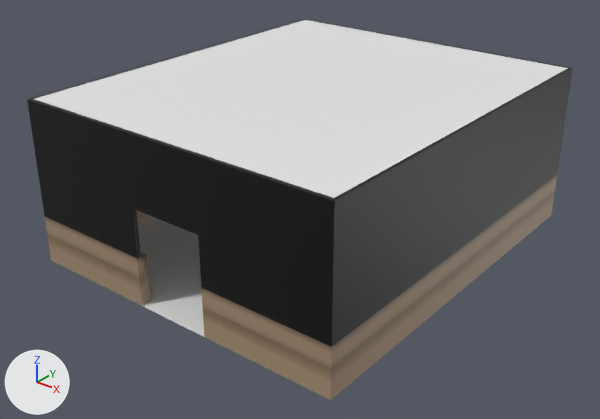
A saved change to the FBX model PJ/KnHorror_Project/Assets/Room/Room.fbx.
The view is the same before and after, from a 50 mm camera at (2.37, -3.08, 2.04) aimed at (0.01, -0.13, 0.21). The lights are fixed; the arrows at lower left show +X, +Y and +Z. The first picture is the older version.
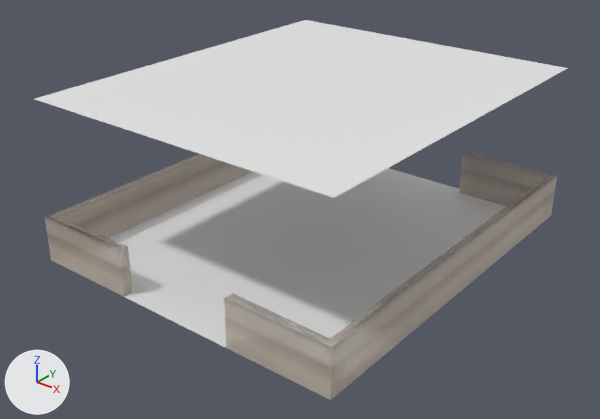
What differs and where, as boxes [x1, y1, x2, y2] in the pictures (600 x 419 px; the box of a moved part takes in the faces that stretch with it):
'Plane.002', surface changed, reshaped
    before: [27, 19, 573, 400]
    after: [45, 154, 557, 400]
part 1 of me_plane_003, moved or reshaped (not visible before)
    after: [459, 154, 546, 207]
part 2 of me_plane_003, moved or reshaped (not visible before)
    after: [465, 154, 556, 205]
part 3 of me_plane_003, moved or reshaped
    before: [137, 252, 151, 306]
    after: [58, 219, 133, 296]
part 4 of me_plane_003, moved or reshaped (not visible afterwards)
    before: [133, 209, 141, 257]
part 5 of me_plane_003, moved or reshaped (not visible before)
    after: [225, 296, 330, 375]
part 6 of me_plane_003, moved or reshaped
    before: [27, 99, 335, 400]
    after: [45, 220, 332, 400]

The change, as a list of edits to the scene's bpy script:
```text
Change img_wall_png:
    img_wall_png: load_image('Wall.png', '../---Texture---/Wall.png', 1024, 1024, 'sRGB') -> load_image('Wall.png', '../---Texture---/Wall.png', 1024, 1024, 'Non-Color')
Change mat_material_001:
    add n3 = _N.new('ShaderNodeTexImage'); n3.name = 'Image Texture.001'
    add n3.image = img_wall_png
    where n0 = _N.new('ShaderNodeBsdfPrincipled'); n0.name = 'Principled BSDF'
    add _L.new(n3.outputs[0], n0.inputs[4])  # 'Color' to 'Alpha'
Change me_plane_003:
    where me_plane_003.from_pydata(...)  # 69 vertices, 51 faces; spans x -0.87..0.87, y -1.02..1.02, z 0.0..0.84
    used by ob_plane_002; location = (0.0, 0.0, 0.0)
    me_plane_003 part 1: all 8 vertices in x 0.2, y 0.97..1.02, z 0.0..0.25 are moved by (0.13, 0.0, 0.0)
    me_plane_003 part 2: all 2 vertices in x 0.2, y 1.0..1.02, z 0.49 are moved by (0.13, 0.0, 0.23)
    me_plane_003 part 3: all 8 vertices in x -0.2, y -1.02..-0.97, z 0.0..0.25 are moved by (-0.12, 0.0, 0.0)
    me_plane_003 part 4: all 2 vertices in x -0.2, y -1.02..-1.0, z 0.49 are moved by (-0.12, 0.0, 0.23)
    me_plane_003 part 5: all 8 vertices in x 0.2, y -1.02..-0.97, z 0.0..0.25 are moved by (0.13, 0.0, 0.0)
    me_plane_003 part 6: all 2 vertices in x 0.2, y -1.02..-1.0, z 0.49 are moved by (0.13, 0.0, 0.23)
```
